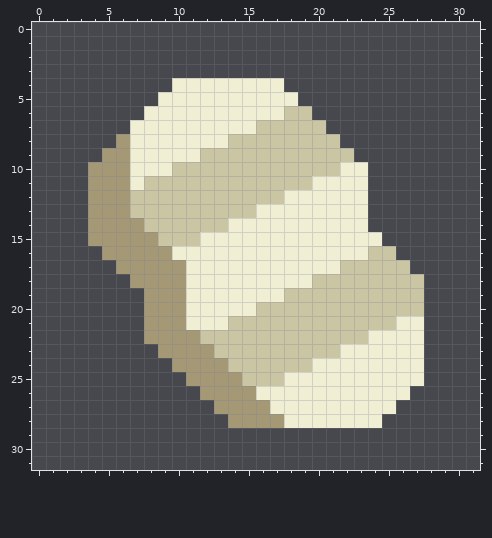
Pixel-art sprite, stored at assets/sprites/item/antimony.png. Above is the file before it was changed.
The file is 32x32 pixels.
After the commit:
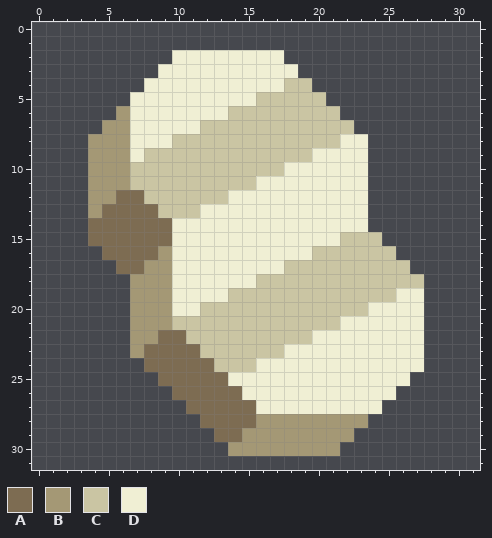
Palette (. is transparent): A #7d6c52  B #a49875  C #cac5a3  D #f0efd4
From old to new:
The edit adds colour A in row 23 at x 8; in row 24 at x 8 to 9; in row 25 at x 9 to 10; in row 26 at x 10 to 11; in row 27 at x 11 to 12; in row 28 at x 12 to 13.
The edit adds colour A in row 29 at x 13 to 14.
Colour B gives way to colour A in row 12 at x 6; in row 13 at x 5 to 6; in row 14 at x 4 to 7; in row 15 at x 4 to 8; in row 16 at x 5 to 8; in row 17 at x 6 to 7.
Colour B gives way to colour A in row 22 at x 9 to 10; in row 23 at x 9 to 11; in row 24 at x 10 to 12; in row 25 at x 11 to 13; in row 26 at x 12 to 14; in row 27 at x 13 to 15.
Colour B gives way to colour A in row 28 at x 14 to 15.
Colour C gives way to colour A in row 12 at x 7; in row 13 at x 7 to 8; in row 14 at x 8 to 9; in row 15 at x 9.
The edit adds colour B in row 6 at x 6; in row 7 at x 5 to 6; in row 8 at x 4 to 5; in row 9 at x 4; in rows 19 to 23 at x 7; in row 29 at x 15 to 22.
The edit adds colour B in row 30 at x 14 to 21.
Colour D gives way to colour B in row 28 at x 18 to 23.
The edit adds colour C in row 4 at x 18 to 19; in row 5 at x 19 to 20; in row 6 at x 20 to 21; in row 7 at x 21 to 22.
Colour B gives way to colour C in row 21 at x 10; in row 22 at x 11; in row 23 at x 12; in row 24 at x 13.
Colour D gives way to colour C in row 5 at x 16 to 18; in row 6 at x 14 to 17; in row 7 at x 12 to 15; in row 8 at x 10 to 13; in row 9 at x 8 to 11; in row 10 at x 7 to 9.
Colour D gives way to colour C in row 11 at x 7; in row 15 at x 22 to 24; in row 16 at x 20 to 23; in row 17 at x 18 to 21; in row 18 at x 16 to 19; in row 19 at x 14 to 17.
Colour D gives way to colour C in row 20 at x 12 to 15; in row 21 at x 11 to 13.
The edit adds colour D in row 2 at x 10 to 17; in row 3 at x 9 to 18; in row 4 at x 8 to 9; in row 5 at x 7 to 8; in row 6 at x 7; in row 8 at x 22 to 23.
The edit adds colour D in row 9 at x 23.
Colour B gives way to colour D in rows 17 to 20 at x 10; in row 25 at x 14; in row 26 at x 15; in row 27 at x 16.
Colour C gives way to colour D in row 9 at x 20 to 22; in row 10 at x 18 to 21; in row 11 at x 16 to 19; in row 12 at x 14 to 17; in row 13 at x 12 to 15; in row 14 at x 10 to 13.
Colour C gives way to colour D in row 15 at x 10 to 11; in row 19 at x 26 to 27; in row 20 at x 24 to 27; in row 21 at x 22 to 25; in row 22 at x 20 to 23; in row 23 at x 18 to 21.
Colour C gives way to colour D in row 24 at x 16 to 19; in row 25 at x 15 to 17.
The author cleared colour D in row 25 at x 27; in row 26 at x 26; in row 27 at x 25; in row 28 at x 24.
Changed places in both pictures, as pixel boxes (x1, y1, x2, y2):
changed: (88, 50, 424, 456)
